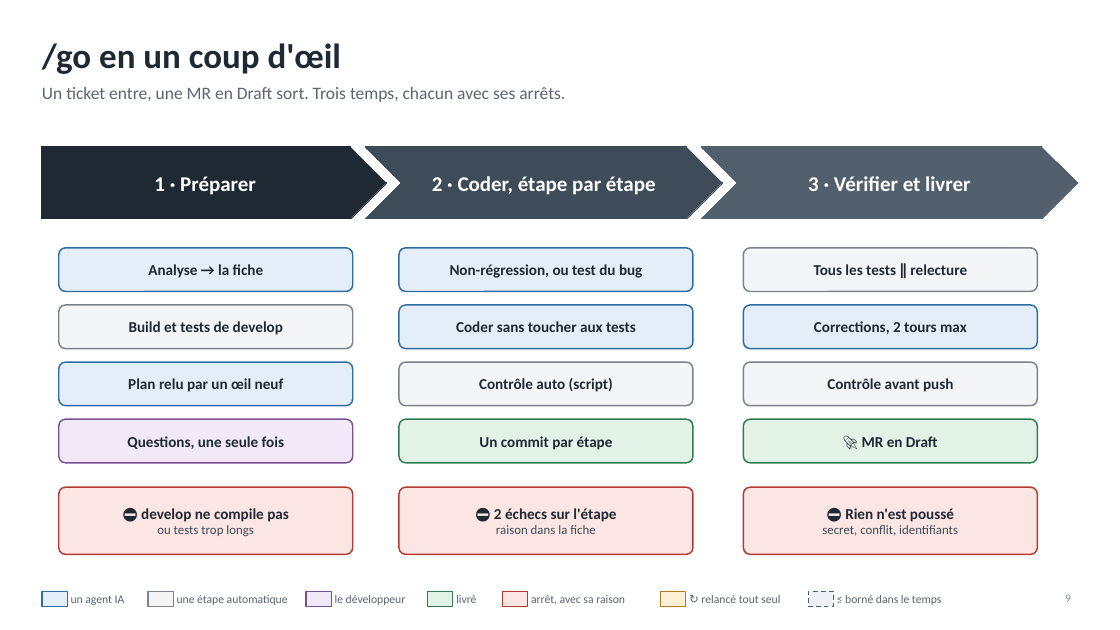
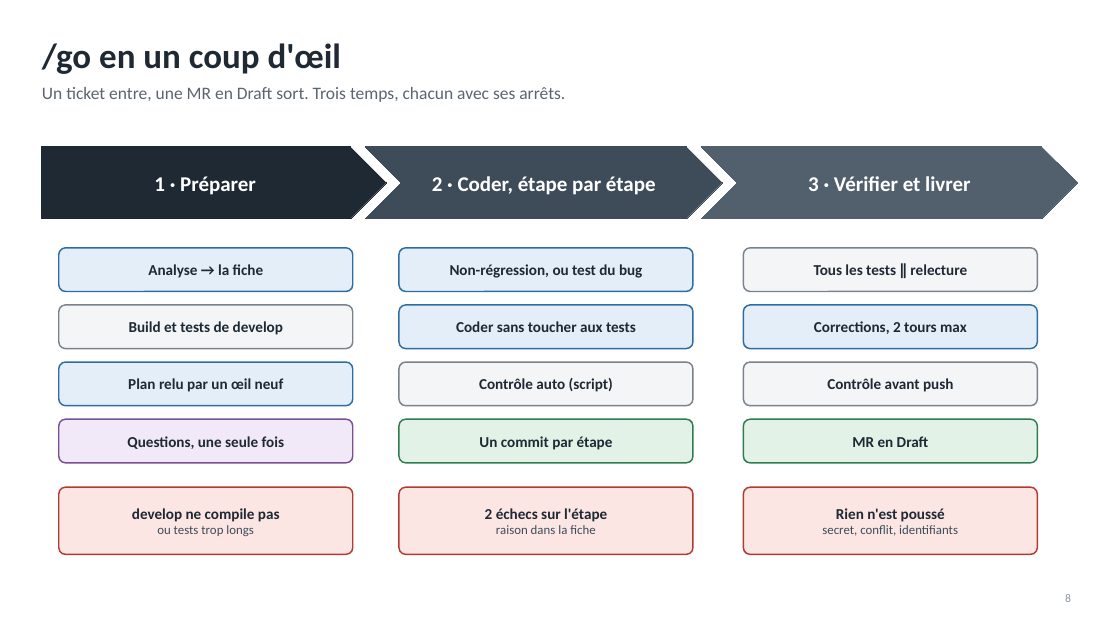
Before and after one commit to RabieDerouiche/OpenRDCode, a slide deck: slide 8 of opencode-v2/docs/presentation-tech-leads.pptx (slide 9 before the commit). Drawn at 1120x630 pixels with LibreOffice and Linux fonts; fonts in the diff are those of the drawing. Boxes give left, top, right and bottom in pixels: in the first picture for what was removed or moved away, otherwise in the second. Text is boxed around its words. In the diff, an @@ line names an element or a change of style, - is before the commit and + after.

```diff
--- a/opencode-v2/docs/presentation-tech-leads.pptx
+++ b/opencode-v2/docs/presentation-tech-leads.pptx
@@ text in rounded rectangle at [852,436,929,447]: text changed @@
-🚀 MR en Draft
+MR en Draft
@@ text in rounded rectangle at [132,508,280,522]: text changed @@
-⛔ develop ne compile pas
+develop ne compile pas
@@ text in rounded rectangle at [485,508,607,522]: text changed @@
-⛔ 2 échecs sur l'étape
+2 échecs sur l'étape
@@ text in rounded rectangle at [836,508,945,522]: text changed @@
-⛔ Rien n'est poussé
+Rien n'est poussé
@@ rectangle removed at [42,592,67,607] @@
@@ text removed at [71,595,125,605] @@
-un agent IA
@@ rectangle removed at [148,592,173,607] @@
@@ text removed at [177,595,288,605] @@
-une étape automatique
@@ rectangle removed at [306,592,331,607] @@
@@ text removed at [335,595,406,605] @@
-le développeur
@@ rectangle removed at [428,592,453,607] @@
@@ text removed at [456,595,476,603] @@
-livré
@@ rectangle removed at [502,592,528,607] @@
@@ text removed at [531,595,625,604] @@
-arrêt, avec sa raison
@@ rectangle removed at [660,592,686,607] @@
@@ text removed at [701,595,780,603] @@
-↻ relancé tout seul
@@ rectangle removed at [808,592,833,607] @@
@@ text removed at [845,595,941,605] @@
-≤ borné dans le temps
```
Also in this commit, not shown: 8 other slides changed, 4 slides added, 6 slides removed, 3 other files.
